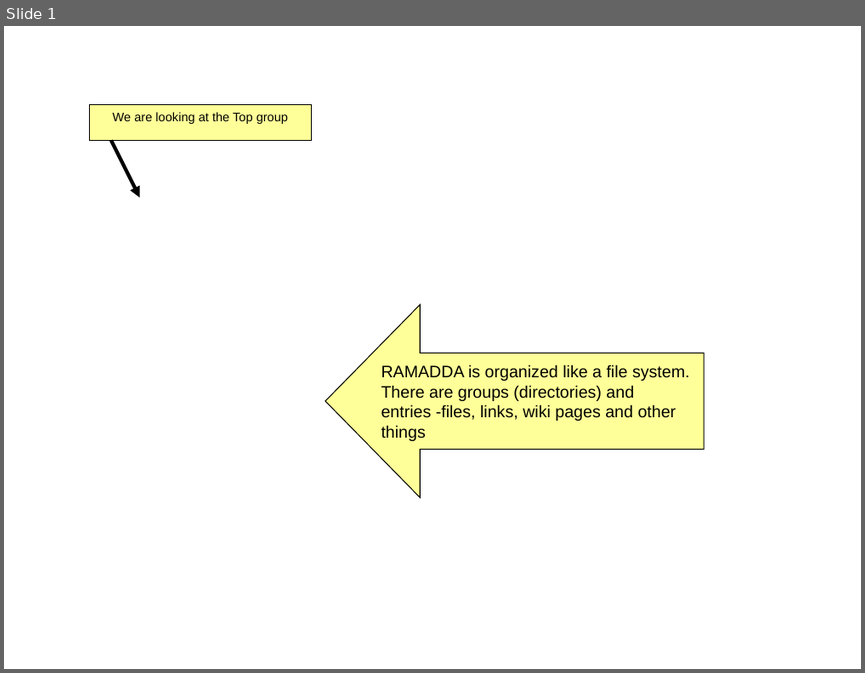
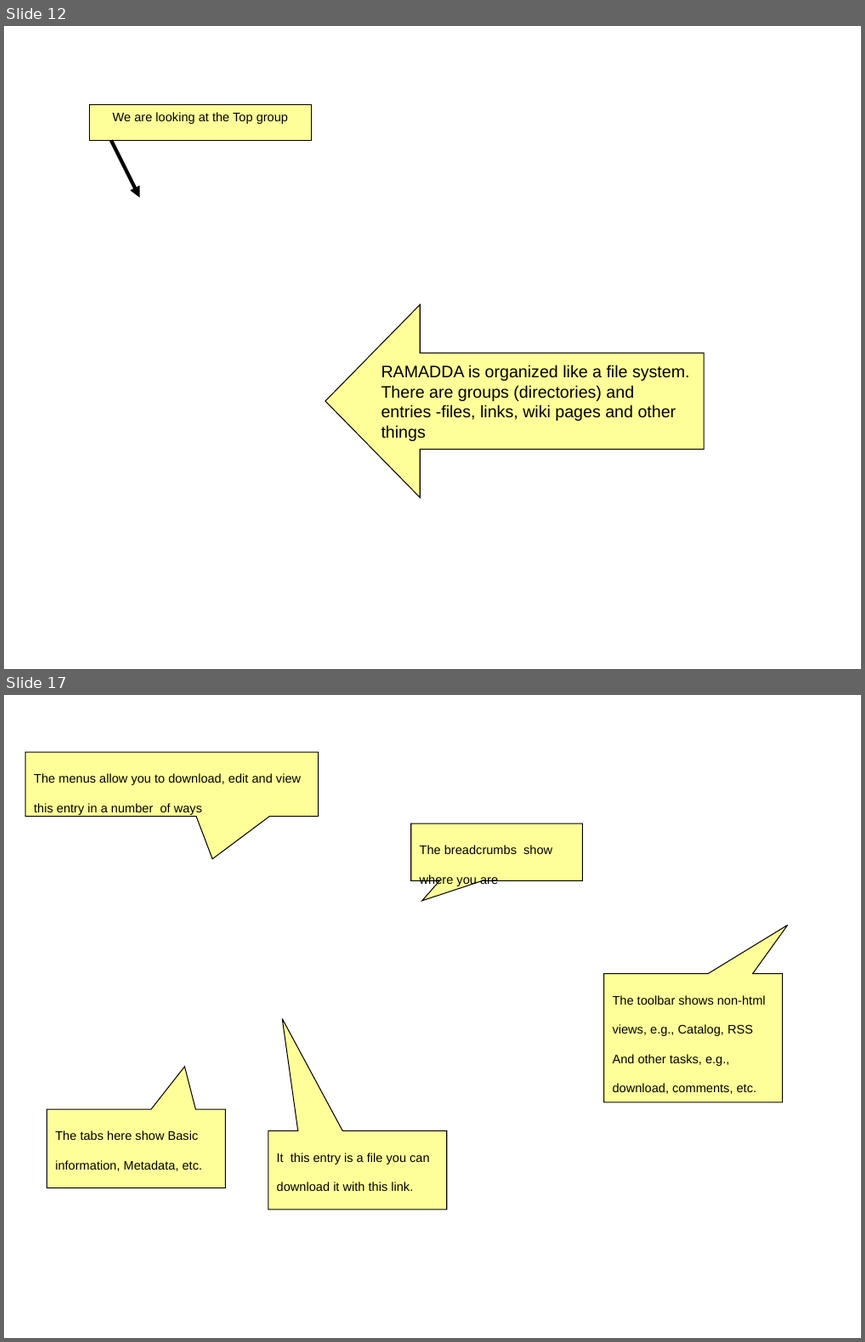
Before and after one commit to Unidata/IDV, a slide deck: ucar/unidata/repository/docs/userguide/content/overview.ppt. Shown one above the other, each under a label of ours: slide 1 before the commit, slides 12 and 17 after it; the slides between them are not shown. The pictures are 865x673 and 865x1342 pixels, drawn with LibreOffice and Linux fonts; fonts in the diff are those of the drawing; background and template pictures are left out. Boxes give left, top, right and bottom in pixels: in the first picture for what was removed or moved away, otherwise in the second. Text is boxed around its words. In the diff, an @@ line names an element or a change of style, - is before the commit and + after.

```diff
--- a/ucar/unidata/repository/docs/userguide/content/overview.ppt
+++ b/ucar/unidata/repository/docs/userguide/content/overview.ppt
@@ slide 17 added at (4, 695, 861, 1338), background picture (left out) @@
@@ speech box added at (25, 753, 318, 817), fill #FFFF99, outline #000000 0.74 pt, 18 pt, text #000000 @@
+The menus allow you to download, edit and view this entry in a number of ways
@@ speech box added at (411, 823, 582, 881), fill #FFFF99, outline #000000 0.74 pt, 18 pt, text #000000 @@
+The breadcrumbs show where you are
@@ speech box added at (604, 974, 782, 1102), fill #FFFF99, outline #000000 0.74 pt, 18 pt, text #000000 @@
+The toolbar shows non-html views, e.g., Catalog, RSS
+And other tasks, e.g., download, comments, etc.
@@ speech box added at (46, 1109, 225, 1188), fill #FFFF99, outline #000000 0.74 pt, 18 pt, text #000000 @@
+The tabs here show Basic information, Metadata, etc.
@@ speech box added at (268, 1130, 446, 1209), fill #FFFF99, outline #000000 0.74 pt, 18 pt, text #000000 @@
+It this entry is a file you can download it with this link.
@@ what was slide 1 is now slide 12 @@
```
Also in this commit, not shown: 10 other slides added, 3 other files.
